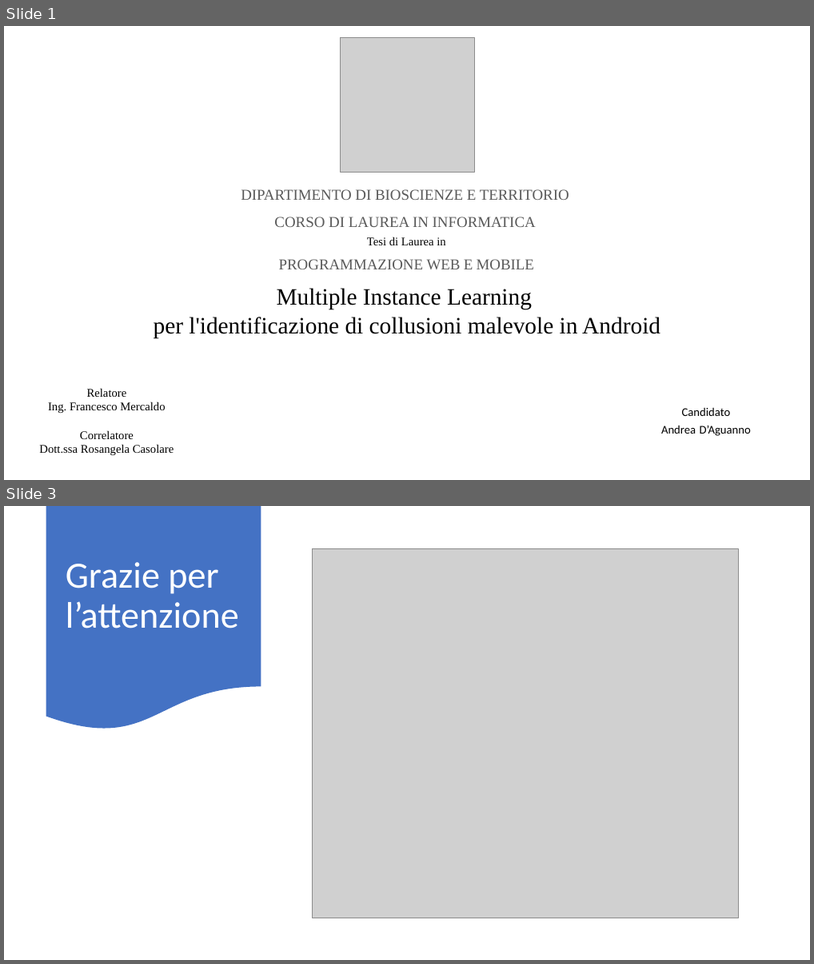
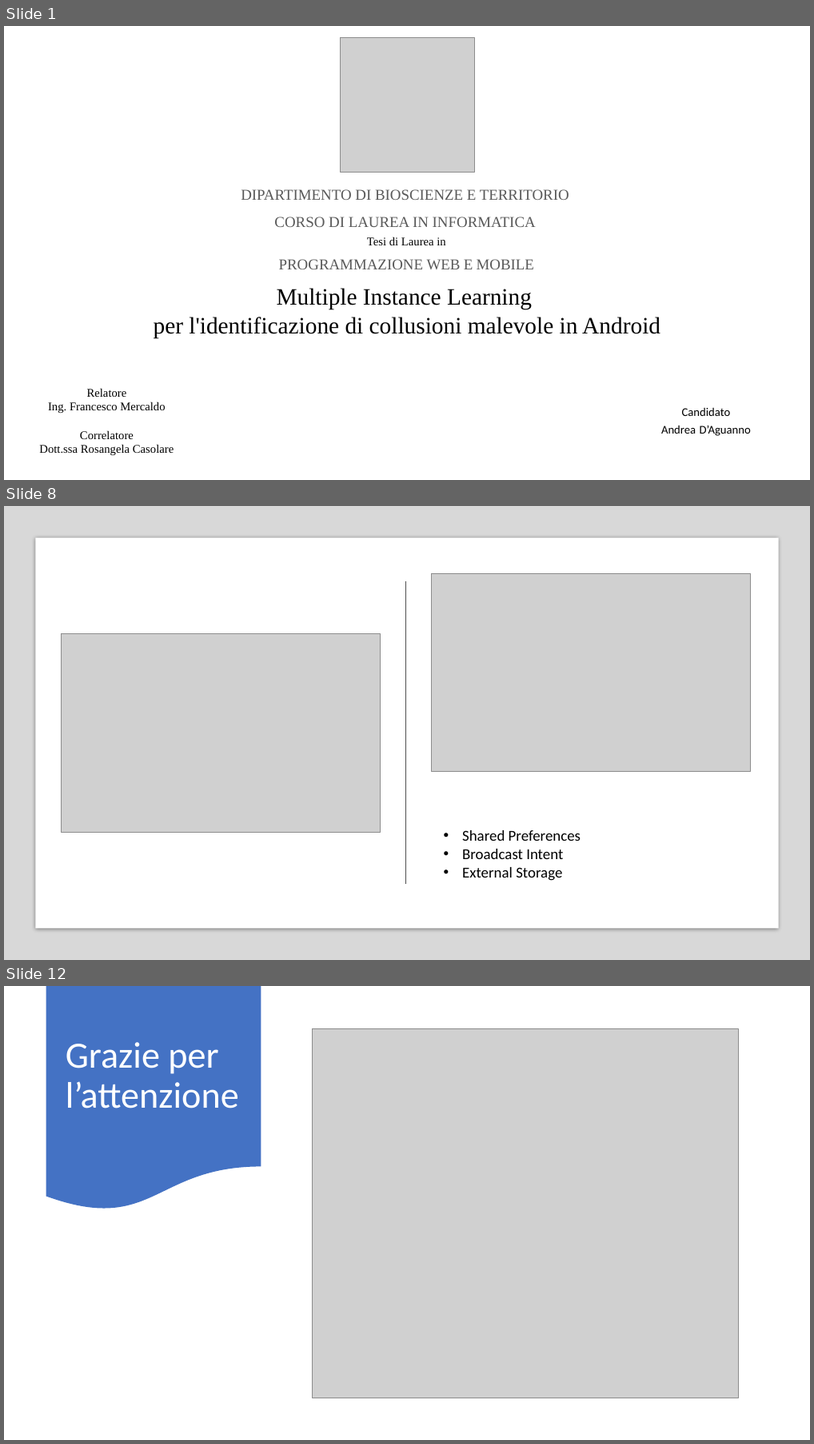
Before and after one commit to AndreaDagg/Multiple-instance-learning-for-identifying-malicious-collusion-in-Android, a slide deck: Documentation/Presentazione.pptx. Shown one above the other, each under a label of ours: slides 1 and 3 before the commit, slides 1, 8 and 12 after it; the slides between them are not shown. The pictures are 814x964 and 814x1444 pixels, drawn with LibreOffice and Linux fonts; fonts in the diff are those of the drawing; grey boxes stand for pictures. Boxes give left, top, right and bottom in pixels: in the first picture for what was removed or moved away, otherwise in the second. Text is boxed around its words. In the diff, an @@ line names an element or a change of style, - is before the commit and + after.

```diff
--- a/Documentation/Presentazione.pptx
+++ b/Documentation/Presentazione.pptx
@@ slide 8 added at (4,506,810,960), background #FFFFFF @@
@@ rectangle added at (4,506,810,960), fill #808080 at 30% opacity @@
@@ rectangle added at (35,538,779,928), fill #FFFFFF @@
@@ picture added at (432,573,750,771) @@
@@ line added from (406, 582) to (406, 884), #4E4E4E 0.5 pt @@
@@ picture added at (62,634,381,832) @@
@@ text added at (462,830,581,880), 18 pt, text #000000 @@
+• Shared Preferences
+• Broadcast Intent
+• External Storage
@@ what was slide 3 is now slide 12 @@
```
Also in this commit, not shown: 1 slide changed, 9 other slides added, 1 slide removed, 1 other file.
